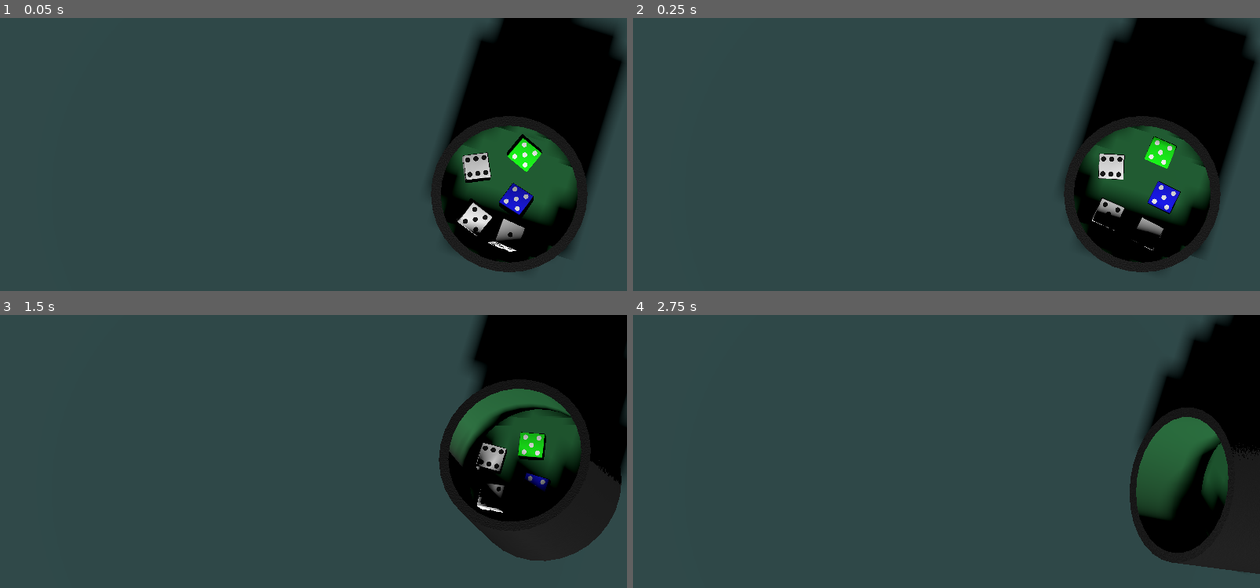
Above: before the commit, frames 1-4 (two rows, left to right).
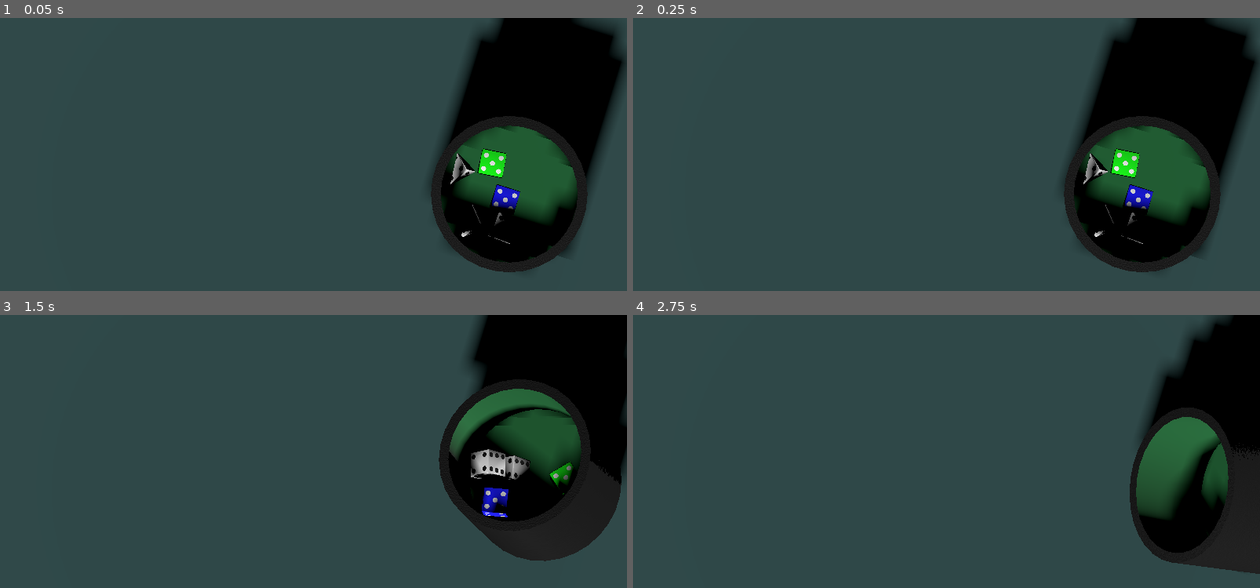
Above: after the commit, the same moments.

Repository: SangHyung-Jung/ColorDiceRollGame
Game: Godot game, scene res://placeholder.tscn
Two runs of this game, one before a commit and one after it. Both use one fixed random seed, a clock stepped at 60 frames per second and the inputs below.
Inputs (mouse positions are in pixels of both pictures, inside the frame that each line leads up to):
- Up to frame 1 (0.05 s): no input
- Up to frame 2 (0.25 s): no input
- Up to frame 3 (1.5 s): tap Enter at 0.5 s; move the mouse to (451, 473) at 0.52 s; tap C at 0.6, 1.35 s; click (451, 473) at 0.67 s; move the mouse to (188, 508) at 1.27 s; click (188, 508) at 1.42 s
- Up to frame 4 (2.75 s): move the mouse to (1009, 413) at 2.02 s; tap C at 2.1 s; click (1009, 413) at 2.17 s

The runs differ from the first frame. In frame 1, 2.4% of the frame differs, in the area x 71-87%, y 42-86%; in frame 2, 2.2%; in frame 3, 2.2%; in frame 4, nothing differs.

Commit message:
refactoring v2

Diff:
--- a/scripts/components/dice_spawner.gd
+++ b/scripts/components/dice_spawner.gd
@@ -25,11 +25,19 @@
 ## 주사위들을 컵 내부에 생성합니다
 ## @param dice_definitions: 생성할 주사위들의 정의 배열
 func spawn_dice_in_cup(dice_definitions: Array[DiceDef]) -> void:
-	dice_set = dice_definitions
+	print("=== spawn_dice_in_cup 시작 ===")
+	print("새로 생성할 주사위 개수: ", dice_definitions.size())
+	print("기존 주사위 개수: ", dice_nodes.size())
+
+	# ★ 수정: 기존 dice_set에 추가 (덮어쓰기 방지)
+	dice_set.append_array(dice_definitions)
 
 	# 각 주사위 정의에 따라 3D 주사위 노드 생성
-	for d_def in dice_set:
-		# 애드온에서 주사위 씩 인스턴스 생성
+	for i in range(dice_definitions.size()):
+		var d_def = dice_definitions[i]
+		print("주사위 ", i, " 생성 시작: ", d_def.name)
+
+		# 애드온에서 주사위 씬 인스턴스 생성
 		var dice_scene = d_def.shape.scene()
 		var dice: Dice = dice_scene.instantiate()
 
@@ -45,16 +53,28 @@
 			randf_range(-GameConstants.CUP_SPAWN_RADIUS, GameConstants.CUP_SPAWN_RADIUS)
 		)
 		dice.global_position = spawn_pos
-
-		# 씩에 추가 및 물리 설정
-		get_parent().add_child(dice)
+		print("주사위 생성 위치: ", spawn_pos)
+
+		# ★ 해결책: 명확한 부모 노드 지정
+		var main_node = get_tree().current_scene
+		if main_node == null:
+			main_node = get_parent()  # 폴백
+
+		print("부모 노드: ", main_node.name)
+		main_node.add_child(dice)
+
 		dice.add_to_group('dice')  # 주사위 그룹에 추가 (선택용)
 		dice.freeze = false  # 물리 활성화
 		dice.linear_velocity.y = GameConstants.DICE_SPAWN_VELOCITY  # 초기 하향 속도
 		dice_nodes.append(dice)
 
+		print("주사위 ", i, " 생성 완료. dice_nodes 크기: ", dice_nodes.size())
+
 		# 굴리기 완료 시그널 연결
 		dice.roll_finished.connect(_on_dice_roll_finished.bind(dice.name))
+
+	print("=== spawn_dice_in_cup 완료 ===")
+	print("총 주사위 개수: ", dice_nodes.size())
 
 ## 개별 주사위의 굴리기 완료 시그널 전달
 ## @param value: 주사위 결과값
@@ -131,8 +151,14 @@
 		await tween.finished
 		dice.show_face(roll_results[dice.name])
 
+## 남은 주사위들을 컵 안으로 재배치합니다
+## 물리 속성을 초기화하고 컵 내부 적절한 위치에 배치합니다
 func reset_dice_in_cup() -> void:
-	# 컵 내부 치수 결정
+	print("=== 주사위 리셋 시작 ===")
+	print("현재 주사위 개수: ", dice_nodes.size())
+	print("컵 위치: ", cup_ref.global_position)
+
+	# 컵 내부 치수 확인 (기존 로직 유지)
 	var r: float = 2.8
 	var h: float = 6.0
 	var col: CollisionShape3D = cup_ref.get_node_or_null("CollisionShape3D") as CollisionShape3D
@@ -140,23 +166,28 @@
 		var cyl := col.shape as CylinderShape3D
 		r = cyl.radius
 		h = cyl.height
+	print("컵 반지름: ", r, ", 높이: ", h)
 
 	# 남아있는 주사위들을 컵 안으로 재배치
-	for d in dice_nodes:
+	for i in range(dice_nodes.size()):
+		var d = dice_nodes[i]
 		if "freeze" in d:
 			d.freeze = false
 		d.sleeping = false
 		d.linear_velocity = Vector3.ZERO
 		d.angular_velocity = Vector3.ZERO
 
+		# 컵 내부 원통형 영역에 배치 (기존 로직 사용)
 		var theta: float = randf() * TAU
 		var margin: float = 0.30
 		var rr: float = max(0.0, r - margin) * sqrt(randf())
-		var yy: float = -h * 0.5 + h * 0.70
+		var yy: float = -h * 0.5 + h * 0.70  # 내부 높이 70% 지점
 		var local := Vector3(rr * cos(theta), yy, rr * sin(theta))
 		d.global_position = cup_ref.to_global(local)
 
-		# 살짝 깨워서 굴림 안정화
+		print("주사위 ", i, " 위치: ", d.global_position)
+
+		# 초기 물리 자극 (약하게)
 		d.apply_torque_impulse(Vector3(
 			randf_range(-0.6, 0.6),
 			randf_range(-0.2, 0.2),
@@ -168,10 +199,28 @@
 			randf_range(-0.2, 0.2)
 		))
 
+	print("=== 주사위 리셋 완료 ===")
+## 주사위들을 제거합니다 (Keep이나 조합 사용 시)
+## @param dice_to_remove: 제거할 주사위 노드들
 func remove_dice(dice_to_remove: Array) -> void:
+	print("=== remove_dice 시작 ===")
+	print("제거할 주사위 개수: ", dice_to_remove.size())
+	print("제거 전 dice_nodes 크기: ", dice_nodes.size())
+
 	for dice in dice_to_remove:
 		if dice in dice_nodes:
+			# dice_nodes에서 제거
 			dice_nodes.erase(dice)
+
+			# dice_set에서도 해당하는 정의 제거
+			for i in range(dice_set.size() - 1, -1, -1):  # 역순으로 순회
+				if dice_set[i].name == dice.name:
+					dice_set.remove_at(i)
+					break
+
+	print("제거 후 dice_nodes 크기: ", dice_nodes.size())
+	print("제거 후 dice_set 크기: ", dice_set.size())
+	print("=== remove_dice 완료 ===")
 
 func get_dice_nodes() -> Array[Node]:
 	return dice_nodes
@@ -179,5 +228,14 @@
 func get_dice_count() -> int:
 	return dice_nodes.size()
 
+## 주사위 세트를 완전히 초기화합니다 (새 게임 시작 등)
 func clear_dice_set() -> void:
+	print("=== clear_dice_set 시작 ===")
+	print("초기화 전 dice_set 크기: ", dice_set.size())
+	print("초기화 전 dice_nodes 크기: ", dice_nodes.size())
+
 	dice_set.clear()
+	# dice_nodes는 실제 노드 제거 시에만 정리됨
+
+	print("초기화 후 dice_set 크기: ", dice_set.size())
+	print("=== clear_dice_set 완료 ===")
--- a/scripts/main.gd
+++ b/scripts/main.gd
@@ -141,13 +141,22 @@
 func _remove_combo_dice(nodes: Array) -> void:
 	game_manager.remove_combo_dice(nodes)
 
+## 새 라운드를 위해 주사위들을 리셋합니다
+## 남은 주사위들을 컵으로 재배치하고 부족한 개수만큼 새로 생성합니다
 func _reset_roll() -> void:
+	print("=== _reset_roll 시작 ===")
+
 	# 남은 주사위들을 컵으로 재배치
 	dice_spawner.reset_dice_in_cup()
 	game_manager.dice_in_cup_count = dice_spawner.get_dice_count()
 
+	print("리셋 후 주사위 개수: ", dice_spawner.get_dice_count())
+	print("필요한 총 개수: ", GameConstants.HAND_SIZE)
+
 	# 부족한 개수만큼 새 주사위 생성
 	var need = GameConstants.HAND_SIZE - dice_spawner.get_dice_count()
+	print("새로 생성할 주사위 개수: ", need)
+
 	if need > 0:
 		if not game_manager.can_draw_dice(need):
 			print("⚠️ Bag empty on reset_roll (need=", need, ")")
@@ -155,7 +164,12 @@
 			return
 
 		var new_dice_defs = dice_spawner.create_new_dice_definitions(game_manager.bag, need)
+		print("새 주사위 정의 생성됨: ", new_dice_defs.size())
 		dice_spawner.spawn_dice_in_cup(new_dice_defs)
+		print("새 주사위 스폰 완료")
+
+	print("최종 주사위 개수: ", dice_spawner.get_dice_count())
+	print("=== _reset_roll 완료 ===")
 
 # 마우스 릴리즈 처리
 func _input(event: InputEvent) -> void:
